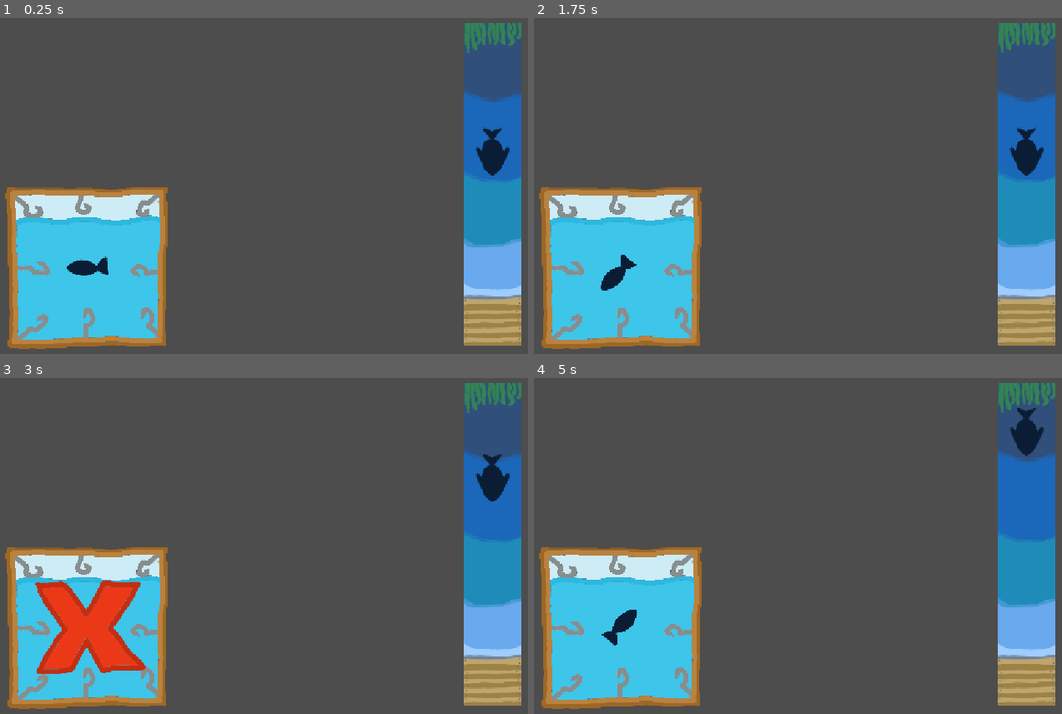
Above: before the commit, frames 1-4 (two rows, left to right).
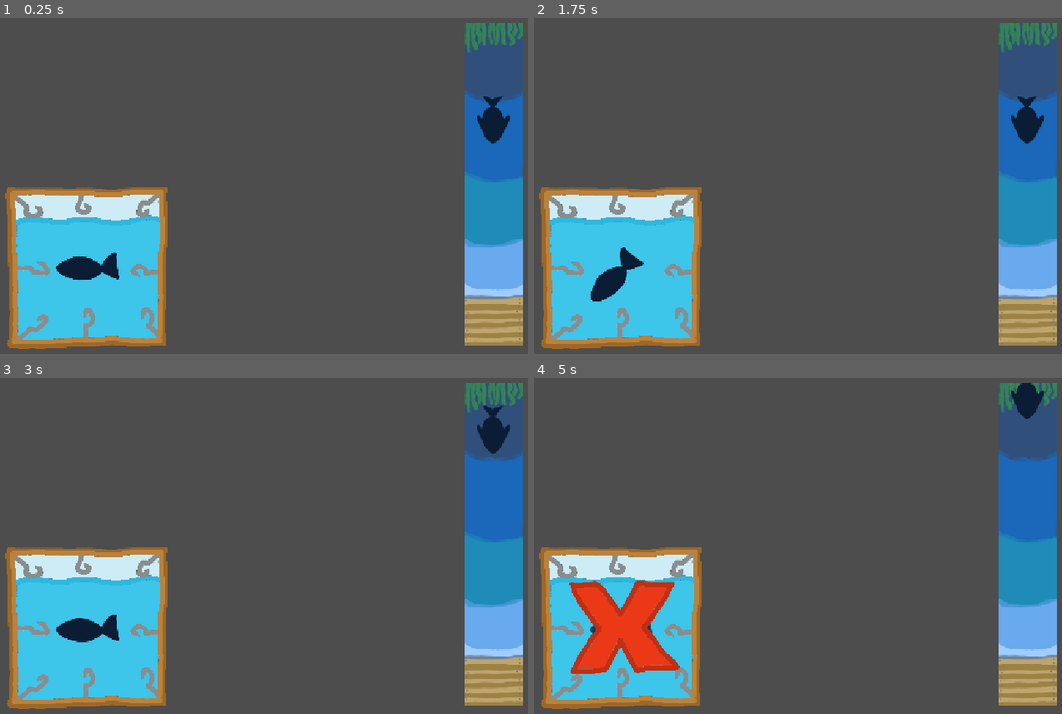
Above: after the commit, the same moments.

Repository: hcthoemmes/cathartic-casting-compulsion
Game: Godot game, scene res://Scenes/fishing.tscn
The game is run twice, just before and just after one commit, with the same random seed, the same clock (stepped at 60 frames per second) and the same inputs. This scene is started directly instead of the project's main scene.
Inputs:
- Up to frame 1 (0.25 s): no input
- Up to frame 2 (1.75 s): tap Enter at 0.5 s; hold D (east) 0.53-1.28 s; tap Z (use) at 0.6, 1.35 s; hold S (south) from 1.28 s (still down)
- Up to frame 3 (3 s): release S (south) at 2.03 s; hold D (east) 2.03-2.78 s; tap Z (use) at 2.1, 2.85 s; hold W (north) from 2.78 s (still down)
- Up to frame 4 (5 s): release W (north) at 3.53 s; hold A (west) from 3.53 s (still down); tap Z (use) at 3.6, 4.35 s

The runs differ from the first frame. In frame 1, 1.8% of the frame differs, in the area x 10-100%, y 1-98%; in frame 2, 1.8%; in frame 3, 5.4%, in the area x 6-100%, y 1-98%; in frame 4, 5.2%.

Commit message:
Add another example fish type. Scale fish's size & pull distance according to its stats.

Diff:
--- /dev/null
+++ b/Resources/Fish/octopus.tres
@@ -0,0 +1,13 @@
+[gd_resource type="Resource" script_class="FishData" load_steps=3 format=3 uid="uid://0uh5bbfdve3i"]
+
+[ext_resource type="Texture2D" uid="uid://dmxlmpnq1gpu5" path="res://Sprites/octopus.png" id="1_sw3fj"]
+[ext_resource type="Script" uid="uid://cuyp77p11pre3" path="res://Scripts/fish_data.gd" id="2_bws80"]
+
+[resource]
+script = ExtResource("2_bws80")
+size = 3
+difficulty = 3
+strength = 5
+rarity = 5
+image = ExtResource("1_sw3fj")
+metadata/_custom_type_script = "uid://cuyp77p11pre3"
--- a/Resources/salmon.tres
+++ b/Resources/Fish/salmon.tres
@@ -5,8 +5,8 @@
 
 [resource]
 script = ExtResource("2_wwa02")
-size = 0
+size = 2
 difficulty = 2
-pull_strength = 50
+strength = 3
 image = ExtResource("1_pn63s")
 metadata/_custom_type_script = "uid://cuyp77p11pre3"
--- a/Scenes/fishing.tscn
+++ b/Scenes/fishing.tscn
@@ -8,7 +8,7 @@
 [ext_resource type="Texture2D" uid="uid://blek2oel2u1oh" path="res://Sprites/dartingfish.png" id="5_lym3h"]
 [ext_resource type="Script" uid="uid://b0fcqiwpx2lu1" path="res://Scripts/darting_fish.gd" id="7_6qjx5"]
 [ext_resource type="Texture2D" uid="uid://diidnhxc5svls" path="res://Sprites/boxcheck.png" id="7_7hb1t"]
-[ext_resource type="Resource" uid="uid://c0jvuvwefbrfx" path="res://Resources/salmon.tres" id="8_6qjx5"]
+[ext_resource type="Resource" uid="uid://0uh5bbfdve3i" path="res://Resources/Fish/octopus.tres" id="8_6qjx5"]
 [ext_resource type="Script" uid="uid://c7xuhfa728skk" path="res://Scripts/result.gd" id="9_fxxqf"]
 
 [node name="Fishing" type="Control"]
@@ -20,7 +20,7 @@
 
 [node name="ProgressBar" type="Sprite2D" parent="."]
 clip_children = 2
-position = Vector2(964, 324)
+position = Vector2(965, 324)
 texture = ExtResource("2_aamv5")
 script = ExtResource("3_lym3h")
 
--- a/Scripts/darting_fish.gd
+++ b/Scripts/darting_fish.gd
@@ -3,14 +3,14 @@
 @export var data: FishData: set = _set_data
 var size: int
 var difficulty: int
-var pull_strength: int
+var strength: int
 var image: Texture2D
 
 var start_position: Vector2
 var pull_direction: Vector2
-var max_response_time: float = 1.8
+var pull_distance: int
+var max_response_time: float = 1.5
 var min_response_time: float = 0.7
-var max_difficulty: int = 4
 var response_time: float
 var sprite_direction := Vector2.LEFT
 var status = "waiting"
@@ -19,11 +19,13 @@
 
 func _ready() -> void:
 	start_position = position
+	pull_distance = strength * 15
 	response_time = max_response_time - (
-		((max_response_time - min_response_time) / max_difficulty) \
+		((max_response_time - min_response_time) / 4) \
 		* difficulty
 	)
-	# TO-DO: scale sprite based on size
+	scale.x *= float(size) / 2
+	scale.y *= float(size) / 2
 
 func _physics_process(_delta: float) -> void:
 	if status == "waiting" and not (tween and tween.is_running):
@@ -51,7 +53,7 @@
 	rotation = pull_direction.angle() - sprite_direction.angle()
 	tween = create_tween().set_loops()
 	var start = start_position
-	var end = start + pull_direction * pull_strength
+	var end = start + pull_direction * pull_distance
 	tween.tween_property(self, "position", end, 0.5)
 	tween.tween_property(self, "position", start, 0.25)
 
@@ -70,5 +72,5 @@
 	data = value
 	size = data.size
 	difficulty = data.difficulty
-	pull_strength = data.pull_strength
+	strength = data.strength
 	image = data.image
--- a/Scripts/fish_data.gd
+++ b/Scripts/fish_data.gd
@@ -1,7 +1,8 @@
 extends Resource
 class_name FishData
 
-@export var size: int
-@export var difficulty: int = 2 # between 0 and 4
-@export var pull_strength := 50
+@export_range(1, 3) var size: int
+@export_range(1, 5) var difficulty: int
+@export_range(1, 5) var strength: int
+@export_range(1, 5) var rarity: int
 @export var image: Texture2D
--- a/Scripts/fishing.gd
+++ b/Scripts/fishing.gd
@@ -62,4 +62,7 @@
 func fish_escaped() -> void:
 	fish.status = "escaped"
 	fish.reset()
-	create_tween().tween_property(fish, "modulate:a", 0, 1)
+	var tween = create_tween().tween_property(fish, "modulate:a", 0, 1)
+	await tween.finished
+	await get_tree().create_timer(1.0).timeout
+	queue_free()
Binary file added: Sprites/octopus.png
Not shown, added: Sprites/octopus.png.import
Binary file changed: Sprites/salmon.png
